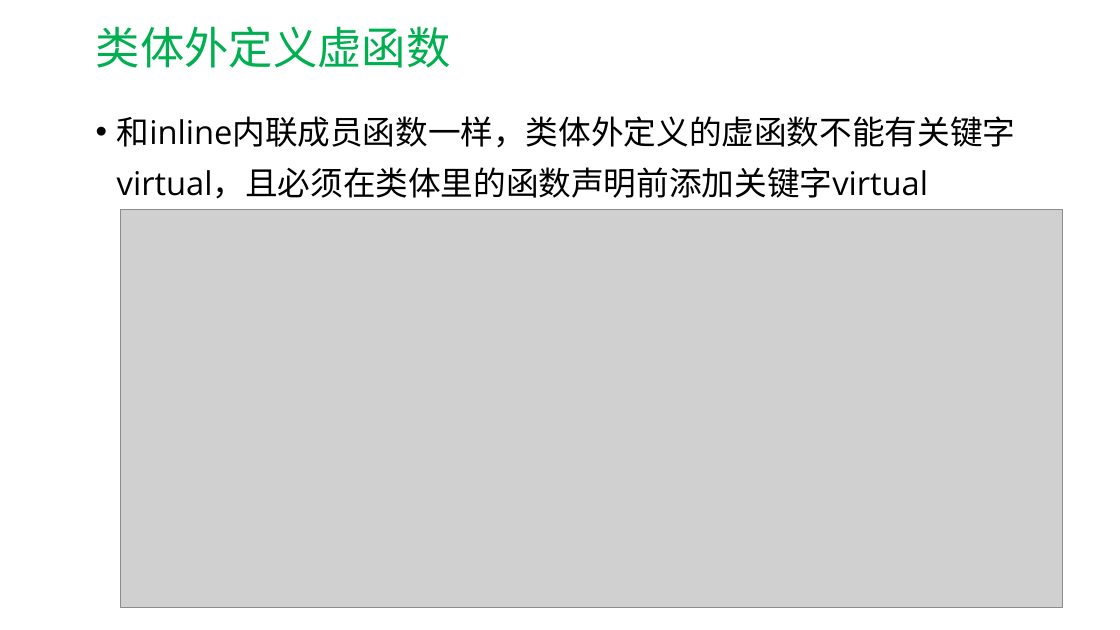
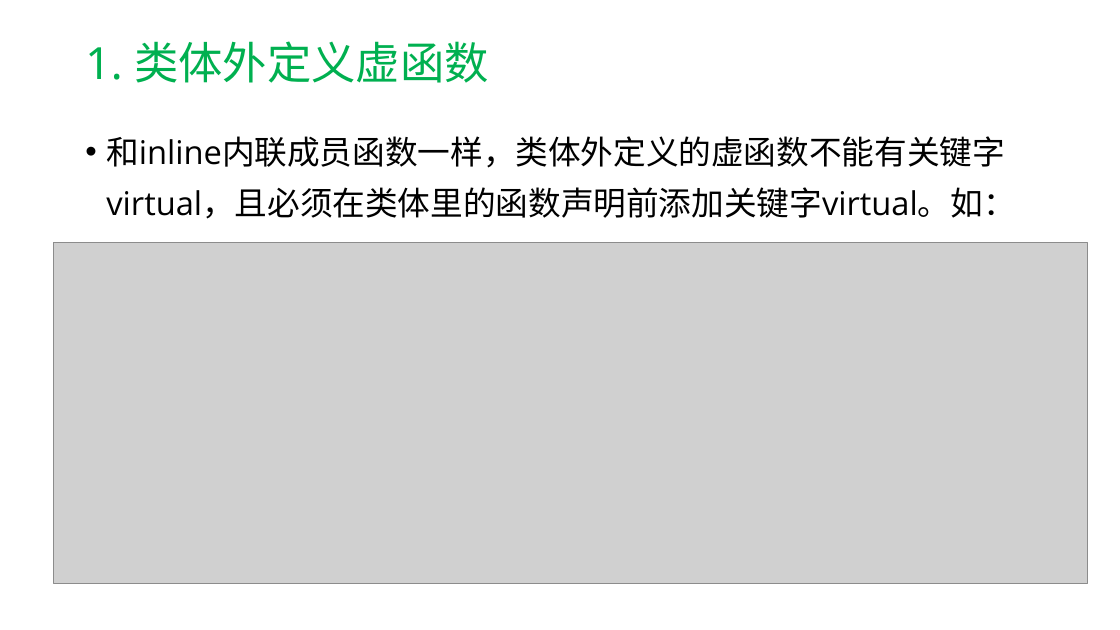
Before and after one commit to hwdong-net/cplusplus17, a slide deck: slide 100 of ppt/第9章 派生类.pptx (slide 57 before the commit). Drawn at 1120x630 pixels with LibreOffice and Linux fonts; fonts in the diff are those of the drawing; grey boxes stand for pictures. Boxes give left, top, right and bottom in pixels: in the first picture for what was removed or moved away, otherwise in the second. Text is boxed around its words. In the diff, an @@ line names an element or a change of style, - is before the commit and + after.

```diff
--- a/ppt/第9章 派生类.pptx
+++ b/ppt/第9章 派生类.pptx
@@ title at (85, 41, 489, 83): text changed @@
-类体外定义虚函数
+1. 类体外定义虚函数
@@ text at (106, 136, 1015, 219): text changed @@
-• 和inline内联成员函数一样，类体外定义的虚函数不能有关键字virtual，且必须在类体里的函数声明前添加关键字virtual
+• 和inline内联成员函数一样，类体外定义的虚函数不能有关键字virtual，且必须在类体里的函数声明前添加关键字virtual。如：
@@ picture: place and size @@
-picture at (120, 209, 1062, 607)
+picture at (54, 243, 1088, 583)
```
Also in this commit, not shown: 31 other slides changed, 67 slides added, 11 slides removed, 1 other file.
